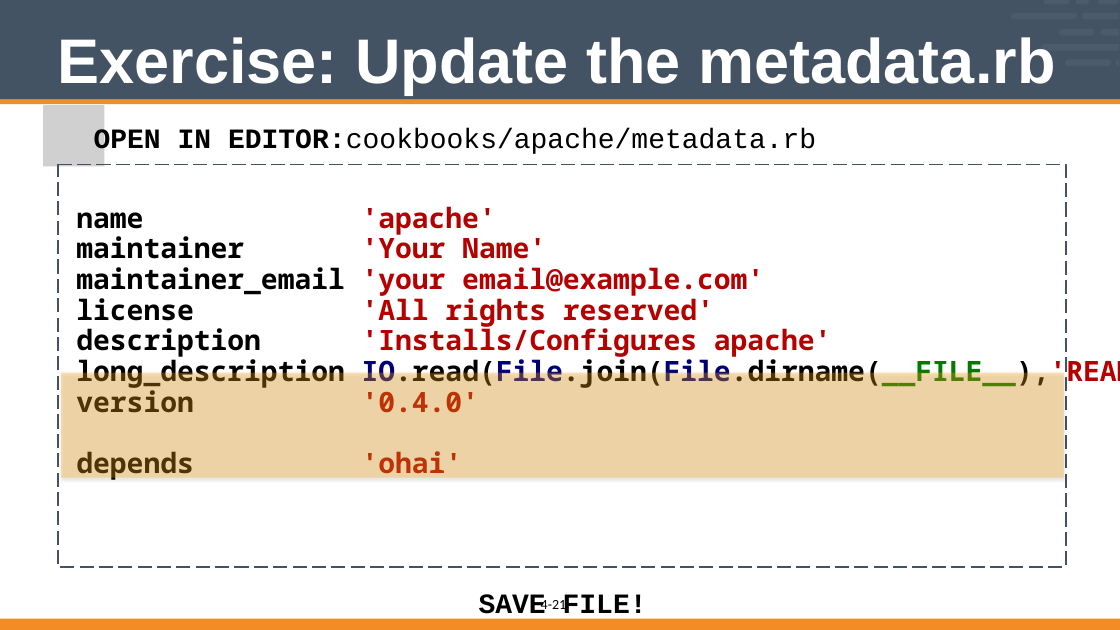
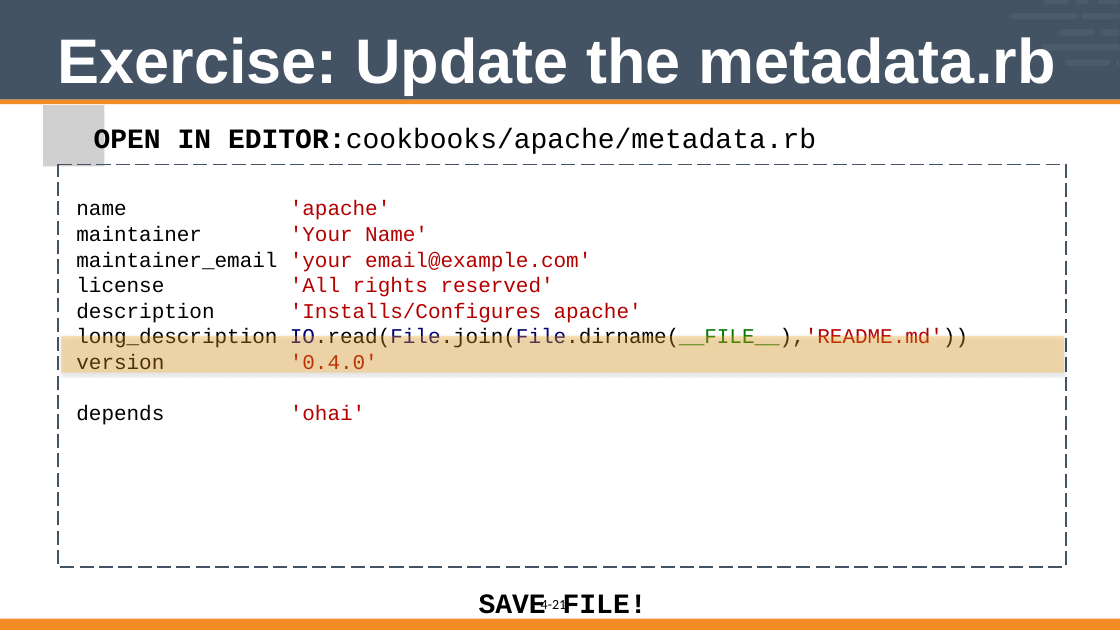
Before and after one commit to vinyar/chef-intermediate, a slide deck: slide 21 of 04-writing_ohai_plugins.pptx. Drawn at 1120x630 pixels with LibreOffice and Linux fonts; fonts in the diff are those of the drawing; grey boxes stand for pictures. Boxes give left, top, right and bottom in pixels: in the first picture for what was removed or moved away, otherwise in the second. Text is boxed around its words. In the diff, an @@ line names an element or a change of style, - is before the commit and + after.

```diff
--- a/04-writing_ohai_plugins.pptx
+++ b/04-writing_ohai_plugins.pptx
@@ freeform shape "name 'apache'" at [63,168,1064,566]: size 32 to 24 pt, font Noto Sans Mono to Courier New, bold off @@
@@ rectangle: place and size @@
-rectangle at [61,373,1064,478]
+rectangle at [61,336,1064,372]
```
Also in this commit, not shown: 35 other slides changed.
